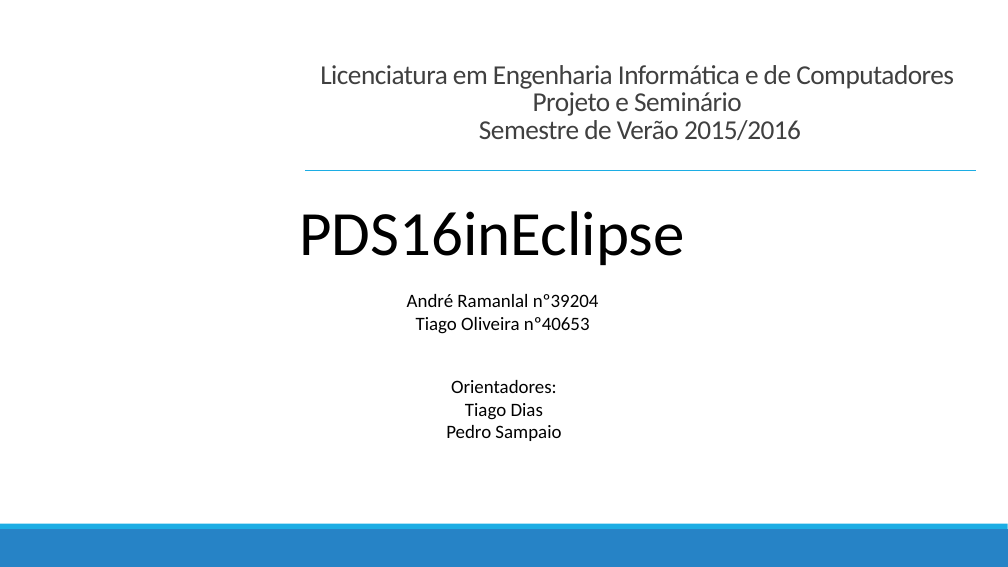
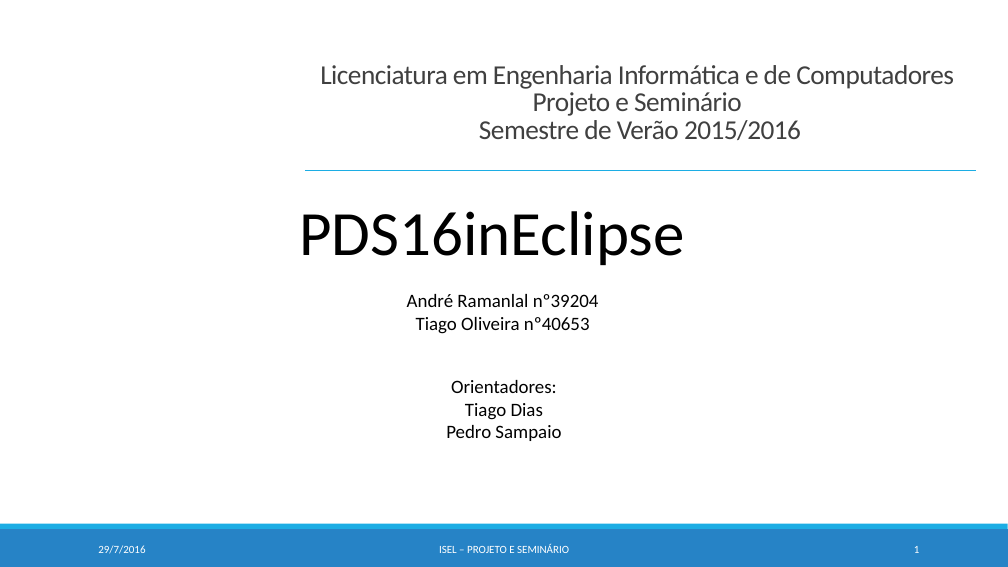
Before and after one commit to TiagoJVO/PDS16inEclipse, a slide deck: slide 1 of Apresentação final/PDS16inEclipse.pptx. Drawn at 1008x567 pixels with LibreOffice and Linux fonts; fonts in the diff are those of the drawing; background and template pictures are left out. Boxes give left, top, right and bottom in pixels: in the first picture for what was removed or moved away, otherwise in the second. Text is boxed around its words. In the diff, an @@ line names an element or a change of style, - is before the commit and + after.

```diff
--- a/Apresentação final/PDS16inEclipse.pptx
+++ b/Apresentação final/PDS16inEclipse.pptx
@@ text added at box(98, 545, 145, 554), 10.5 pt, text #FFFFFF @@
+29/7/2016
@@ text added at box(439, 544, 569, 553), 10.5 pt, text #FFFFFF @@
+ISEL – PROJETO E SEMINÁRIO
@@ page number added at box(914, 546, 920, 553), 10.5 pt, text #FFFFFF @@
+1
```
Also in this commit, not shown: 13 other slides changed, 10 slides added, 9 slides removed, 4 other files.
